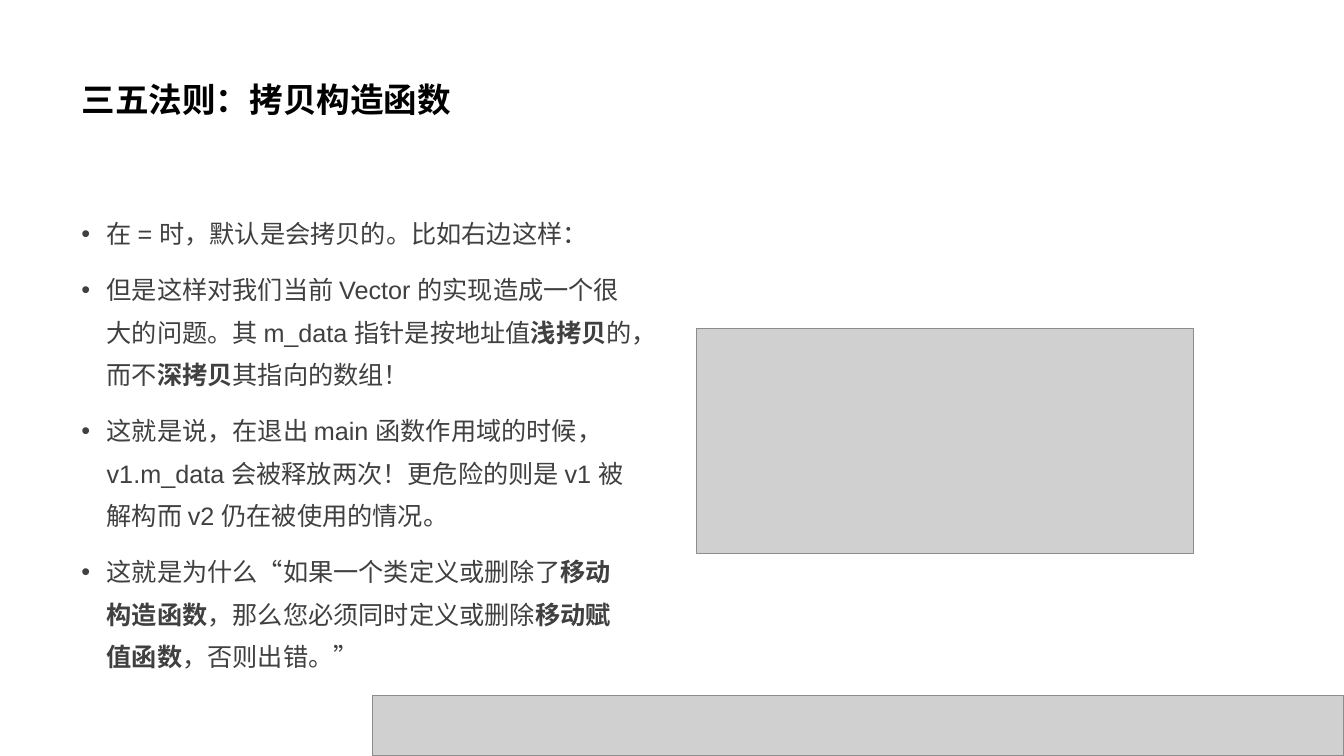
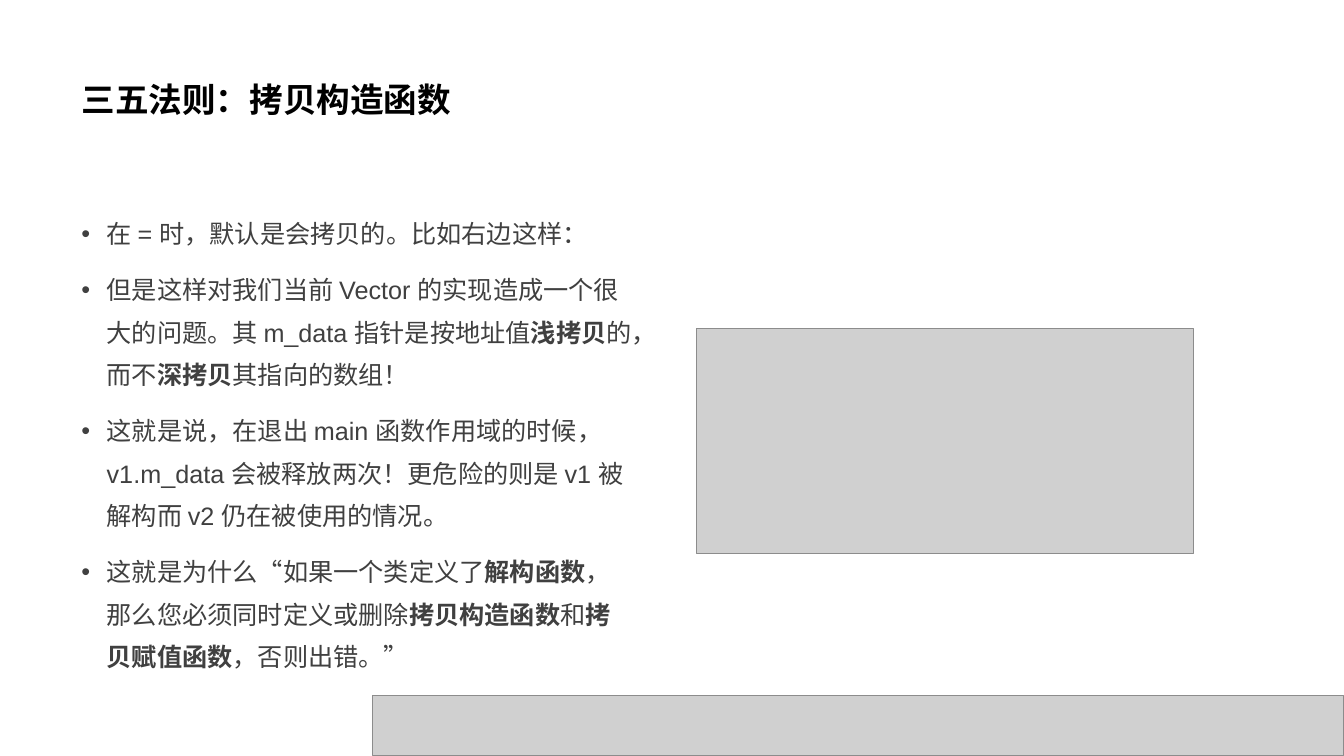
Before and after one commit to parallel101/course, a slide deck: slide 27 of 02/slides.pptx (slide 26 before the commit). Drawn at 1344x756 pixels with LibreOffice and Linux fonts; fonts in the diff are those of the drawing; grey boxes stand for pictures. Boxes give left, top, right and bottom in pixels: in the first picture for what was removed or moved away, otherwise in the second. Text is boxed around its words. In the diff, an @@ line names an element or a change of style, - is before the commit and + after.

```diff
--- a/02/slides.pptx
+++ b/02/slides.pptx
@@ text at <box>107,559,611,669</box>: text changed @@
-• 这就是为什么“如果一个类定义或删除了移动构造函数，那么您必须同时定义或删除移动赋值函数，否则出错。”
+• 这就是为什么“如果一个类定义了解构函数，那么您必须同时定义或删除拷贝构造函数和拷贝赋值函数，否则出错。”
```
Also in this commit, not shown: 4 other slides changed, 2 slides added, 6 other files.
